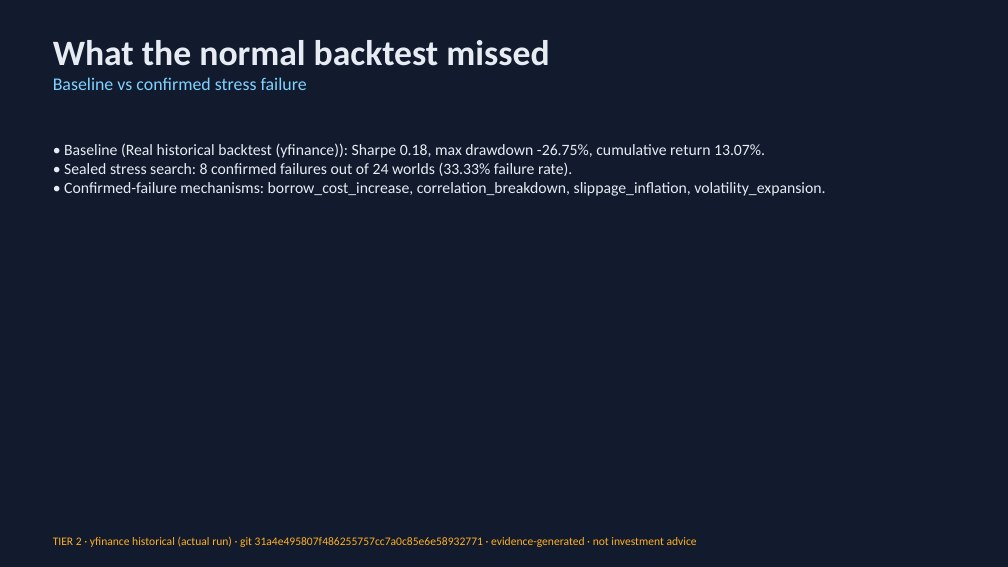
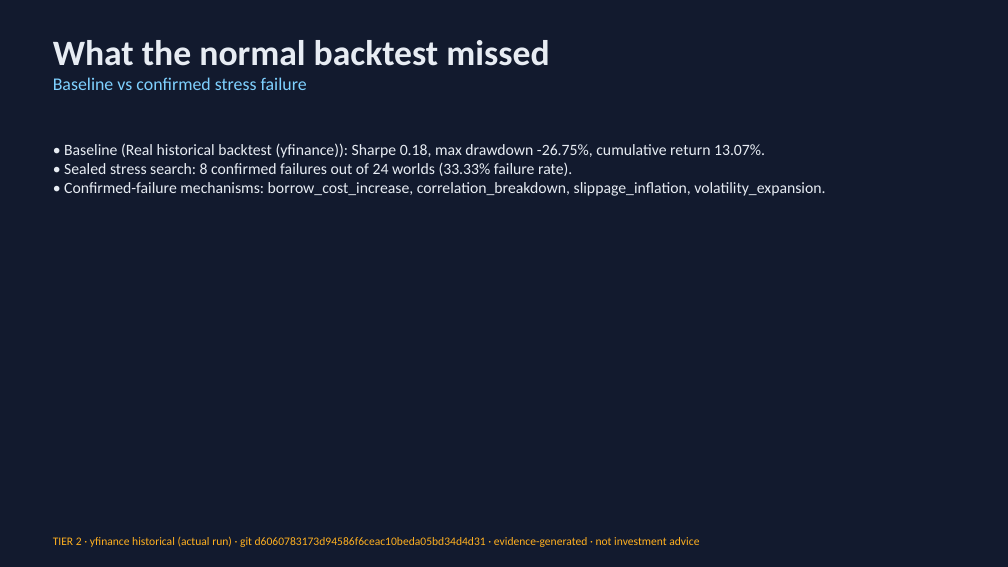
Before and after one commit to Scott-Switzer/market-fuzzer, a slide deck: slide 5 of app/static/pitch-deck/fenrix_deck.pptx. Drawn at 1008x567 pixels with LibreOffice and Linux fonts; fonts in the diff are those of the drawing. Boxes give left, top, right and bottom in pixels: in the first picture for what was removed or moved away, otherwise in the second. Text is boxed around its words. In the diff, an @@ line names an element or a change of style, - is before the commit and + after.

Commit message:
chore: regenerate deck + demo evidence at HEAD d606078

```diff
--- a/app/static/pitch-deck/fenrix_deck.pptx
+++ b/app/static/pitch-deck/fenrix_deck.pptx
@@ text at [53, 536, 699, 547]: text changed @@
-TIER 2 · yfinance historical (actual run) · git 31a4e495807f486255757cc7a0c85e6e58932771 · evidence-generated · not investment advice
+TIER 2 · yfinance historical (actual run) · git d6060783173d94586f6ceac10beda05bd34d4d31 · evidence-generated · not investment advice
```
Also in this commit, not shown: 3 other slides changed, 3 other files.
